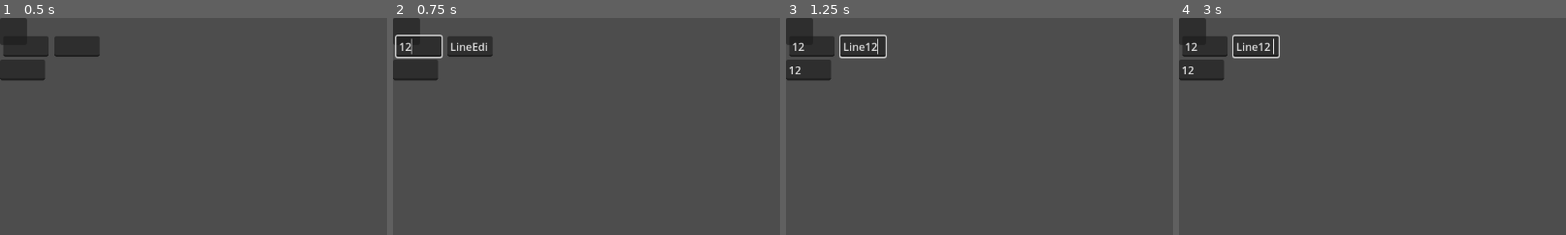
Above: before the commit, frames 1-4 (left to right).
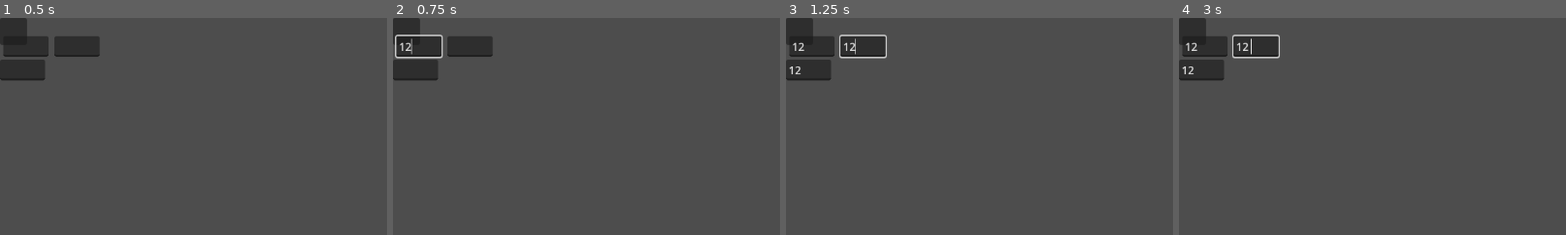
Above: after the commit, the same moments.

Repository: MoPaMo/NodeLineJS
Game: Godot game, scene res://control.tscn
Same seed, same stepped clock (60 frames per second), same inputs: the game is played once before the commit and once after it.
Inputs (mouse positions are % of the whole screen's width and height, from its top left):
- Up to frame 1 (0.5 s): no input
- Up to frame 2 (0.75 s): click (3, 7) at 0.52 s; type "12" at 0.6 s
- Up to frame 3 (1.25 s): click (3, 12) at 0.75 s; type "12" at 0.83 s; click (10, 7) at 0.98 s; type "12" at 1.07 s
- Up to frame 4 (3 s): tap Enter at 2 s; tap Space at 2.75 s
The pictures show only the part of the screen within x 0-50%, y 0-50%; the shares and areas given below are measured in that part.

Frame 1 is identical in both runs. In frame 2, 0.2% of the frame differs, in the area x 15-25%, y 11-16%; in frame 3, 0.2%, in the area x 15-24%, y 9-17%; in frame 4, 0.2%.
Error after the commit: Parse Error: Expected closing ")" after call arguments. (res://default_node.gd:4)

Commit message:
use dynamic input variabls

Diff:
--- a/default_node.gd
+++ b/default_node.gd
@@ -1,25 +1,21 @@
 extends Panel
 
 # Declare variables for the LineEdit nodes
-@onready var line_edit_1 = $VBoxContainer/InOutSection/Ins/HBoxContainer/LineEdit
-@onready var line_edit_2 = $VBoxContainer/InOutSection/Ins/HBoxContainer2/LineEdit
-@onready var line_edit_3 = $VBoxContainer/InOutSection/Outs/HBoxContainer3/LineEdit
+@onready var input_boxes = $VBoxContainer/InOutSection/Ins.get_children().filter(lambdanode: node is HBoxContainer)
+@onready var output_boxes = $VBoxContainer/InOutSection/Outs.get_children().filter(lambdanode: node is HBoxContainer)
+
+#@onready var line_edit_3 = $VBoxContainer/InOutSection/Outs/HBoxContainer3/LineEdit
 
 func _ready():
 	# Connect the text_changed signal to custom methods using Callable
-	line_edit_1.text_changed.connect(Callable(self, "_on_line_edit_1_text_changed"))
-	line_edit_2.text_changed.connect(Callable(self, "_on_line_edit_2_text_changed"))
+	for input_box in input_boxes:
+		input_box.line_edit.text_changed.connect(Callable(self, "_on_line_edit_text_changed"))
 
 # Define the custom methods to handle the signal
-func _on_line_edit_1_text_changed(new_text: String) -> void:
+func _on_line_edit_text_changed(new_text: String) -> void:
 	print("Text in LineEdit 1 changed to: ", new_text)
 	_update_line_edit_3()
 
-func _on_line_edit_2_text_changed(new_text: String) -> void:
-	print("Text in LineEdit 2 changed to: ", new_text)
-	_update_line_edit_3()
-
-# Update LineEdit3 based on the values of LineEdit1 and LineEdit2
 func _update_line_edit_3() -> void:
 	var combined_text = "LineEdit1: %s, LineEdit2: %s" % [line_edit_1.text, line_edit_2.text]
 	line_edit_3.text = combined_text
